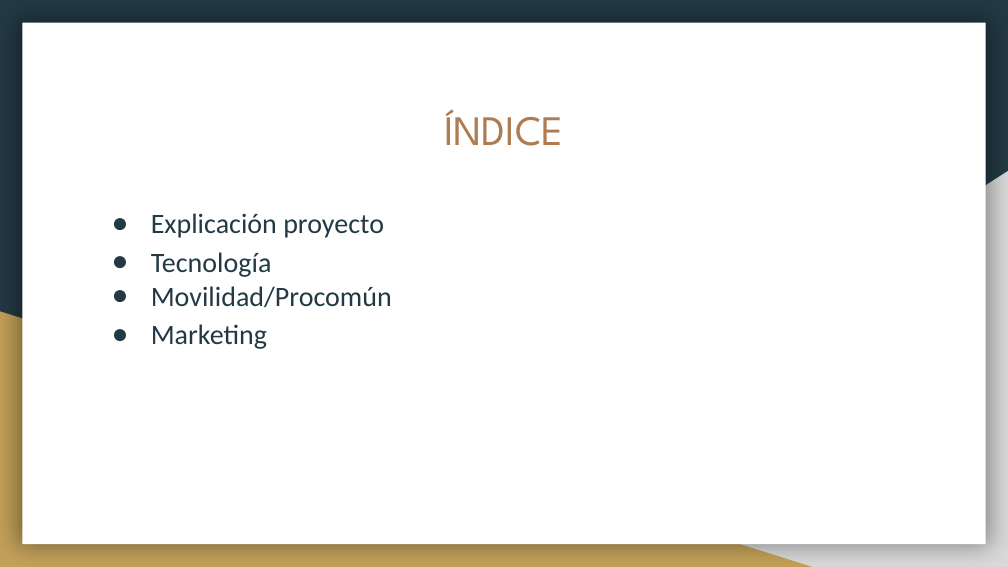
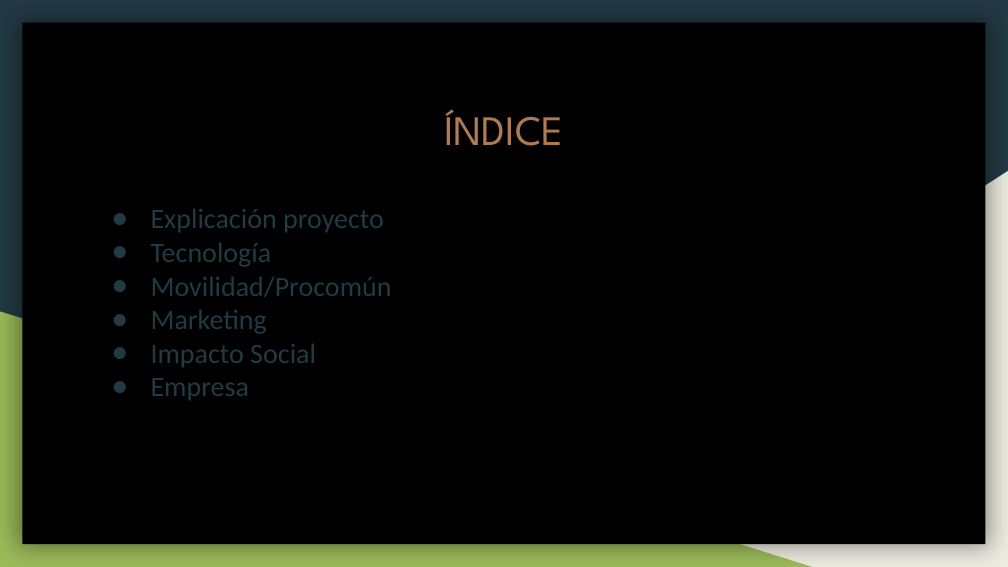
Before and after one commit to SomHackathon18/somhackathon18-feedroute, a slide deck: slide 2 of FeedRoute.pptx. Drawn at 1008x567 pixels with LibreOffice and Linux fonts; fonts in the diff are those of the drawing. Boxes give left, top, right and bottom in pixels: in the first picture for what was removed or moved away, otherwise in the second. Text is boxed around its words. In the diff, an @@ line names an element or a change of style, - is before the commit and + after.

```diff
--- a/FeedRoute.pptx
+++ b/FeedRoute.pptx
@@ rectangle at <box>22,23,986,544</box>: fill #FFFFFF to #000000 @@
@@ right triangle at <box>395,171,1008,567</box>: fill #D9D9D9 to #EEECE1 @@
@@ text at <box>151,209,384,334</box>: line spacing 1.15 to 1 @@
@@ right triangle at <box>0,311,812,567</box>: fill #C4A15A to #9BBB59 @@
@@ text at <box>151,344,316,400</box>: paragraphs added @@
+● Impacto Social
+● Empresa
```
Also in this commit, not shown: 6 other slides changed, 1 slide added, 1 slide removed.
